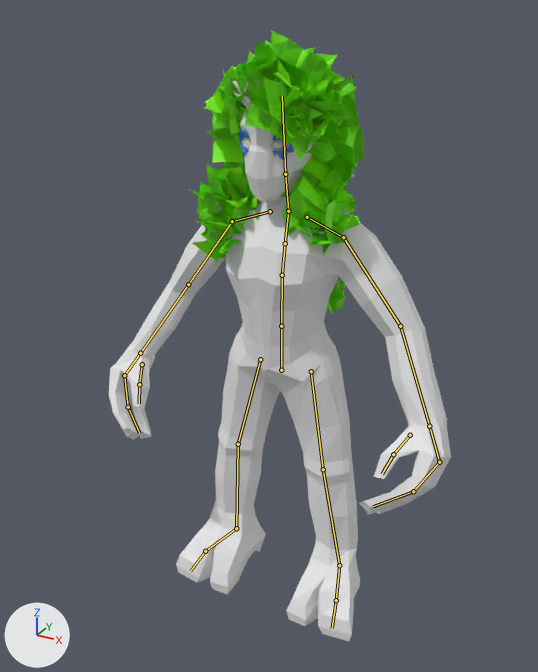
A saved change to the Blender file Assets/Sprites/Characters/Aya.blend.
Rendered twice from a 50 mm lens placed at (1.055, -2.006, 2.012), pointed at (0.011, -0.108, 1.063). The lights are fixed; the arrows at lower left show +X, +Y and +Z. The bones that bend it are drawn over the model as lines.

The first picture shows 'Back', 'Body', 'Eyes', 'Flowers', 'Mane', 'Stick01'.
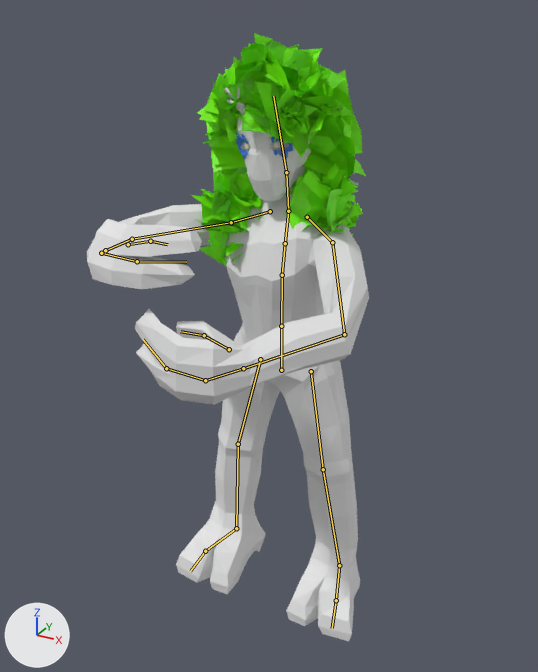
The newer file adds an action. The first version stands in its rest pose; the second is drawn at frame 1 of the action 'Charge'.

Where the change shows, as pixel boxes [x1, y1, x2, y2] in the pictures (538 x 672 px):
```json
{"object": "Body", "change": "posed", "before": [109, 108, 451, 641], "after": [87, 113, 369, 641], "on screen": "17% narrower"}
{"object": "Mane", "change": "posed", "before": [189, 31, 364, 262], "after": [191, 33, 366, 265]}
{"object": "Flowers", "change": "posed", "before": [239, 127, 294, 161], "after": [236, 133, 293, 159]}
{"object": "Stick01", "change": "posed", "before": [233, 80, 251, 109], "after": [224, 87, 246, 115], "on screen": "21% wider"}
{"object": "Eyes", "change": "posed", "before": [245, 140, 281, 148], "after": [244, 142, 281, 149], "on screen": "11% shorter"}
{"object": "Stick02", "change": "posed", "after": [349, 172, 359, 186], "on screen": "not visible before"}
{"bone": "Neck", "before": "(288, 211) to (285, 174)", "after": "(288, 211) to (286, 172)"}
{"bone": "Head", "before": "(285, 174) to (282, 95)", "after": "(286, 172) to (273, 96)"}
{"bone": "Shoulder.L", "before": "(307, 217) to (343, 237)", "after": "(307, 217) to (332, 242)"}
{"bone": "UpperArm.L", "before": "(343, 237) to (400, 326)", "after": "(332, 242) to (344, 334)"}
{"bone": "LowerArm.L", "before": "(400, 326) to (429, 426)", "after": "(344, 334) to (243, 368)"}
{"bone": "Shoulder.R", "before": "(270, 211) to (232, 221)", "after": "(270, 211) to (231, 222)"}
{"bone": "UpperArm.R", "before": "(232, 221) to (188, 284)", "after": "(231, 222) to (132, 239)"}
{"bone": "LowerArm.R", "before": "(188, 284) to (140, 353)", "after": "(132, 239) to (105, 250)"}
{"bone": "Hand.R", "before": "(140, 353) to (124, 375)", "after": "(105, 250) to (101, 253)"}
```

Edits to the scene script, one JSON object a line:
```json
{"block": "bone_neck", "where": "bone_neck = bpy.data.objects['Armature'].pose.bones['Neck']  # child of 'UpperChest'"}
{"op": "set", "path": "bone_neck.rotation_quaternion", "old": "(1.0, 0.0, 0.0, 0.0)", "new": "(0.998, -0.055, 0.024, 0.016)", "note": "degrees (0, 0, 0) -> degrees (-6, 3, 2)"}
{"block": "bone_head", "where": "bone_head = bpy.data.objects['Armature'].pose.bones['Head']  # child of 'Neck'"}
{"op": "set", "path": "bone_head.rotation_quaternion", "old": "(1.0, 0.0, 0.0, 0.0)", "new": "(0.995, 0.088, 0.011, 0.035)", "note": "degrees (0, 0, 0) -> degrees (10, 1, 4)"}
{"block": "bone_shoulder_l", "where": "bone_shoulder_l = bpy.data.objects['Armature'].pose.bones['Shoulder.L']  # child of 'UpperChest'"}
{"op": "set", "path": "bone_shoulder_l.rotation_quaternion", "old": "(1.0, 0.0, 0.0, 0.0)", "new": "(0.975, 0.157, -0.142, -0.063)", "note": "degrees (0, 0, 0) -> degrees (20, -15, -10)"}
{"block": "bone_upperarm_l", "where": "bone_upperarm_l = bpy.data.objects['Armature'].pose.bones['UpperArm.L']  # child of 'Shoulder.L'"}
{"op": "set", "path": "bone_upperarm_l.rotation_quaternion", "old": "(1.0, 0.0, 0.0, 0.0)", "new": "(0.97, 0.202, -0.128, 0.033)", "note": "degrees (0, 0, 0) -> degrees (23, -15, 1)"}
{"block": "bone_lowerarm_l", "where": "bone_lowerarm_l = bpy.data.objects['Armature'].pose.bones['LowerArm.L']  # child of 'UpperArm.L'"}
{"op": "set", "path": "bone_lowerarm_l.rotation_quaternion", "old": "(1.0, 0.0, 0.0, 0.0)", "new": "(0.91, 0.188, 0.024, -0.369)", "note": "degrees (0, 0, 0) -> degrees (19, 11, -42)"}
{"block": "bone_shoulder_r", "where": "bone_shoulder_r = bpy.data.objects['Armature'].pose.bones['Shoulder.R']  # child of 'UpperChest'"}
{"op": "set", "path": "bone_shoulder_r.rotation_quaternion", "old": "(1.0, 0.0, 0.0, 0.0)", "new": "(0.999, 0.034, 0.024, 0.006)", "note": "degrees (0, 0, 0) -> degrees (4, 3, 1)"}
{"block": "bone_upperarm_r", "where": "bone_upperarm_r = bpy.data.objects['Armature'].pose.bones['UpperArm.R']  # child of 'Shoulder.R'"}
{"op": "set", "path": "bone_upperarm_r.rotation_quaternion", "old": "(1.0, 0.0, 0.0, 0.0)", "new": "(0.866, 0.408, 0.18, -0.228)", "note": "degrees (0, 0, 0) -> degrees (46, 30, -17)"}
{"block": "bone_lowerarm_r", "where": "bone_lowerarm_r = bpy.data.objects['Armature'].pose.bones['LowerArm.R']  # child of 'UpperArm.R'"}
{"op": "set", "path": "bone_lowerarm_r.rotation_quaternion", "old": "(1.0, 0.0, 0.0, 0.0)", "new": "(0.883, 0.306, 0.122, 0.334)", "note": "degrees (0, 0, 0) -> degrees (39, 1, 42)"}
{"block": "bone_hand_r", "where": "bone_hand_r = bpy.data.objects['Armature'].pose.bones['Hand.R']  # child of 'LowerArm.R'"}
{"op": "set", "path": "bone_hand_r.rotation_quaternion", "old": "(1.0, 0.0, 0.0, 0.0)", "new": "(0.996, 0.061, 0.033, 0.054)", "note": "degrees (0, 0, 0) -> degrees (7, 3, 6)"}
```
